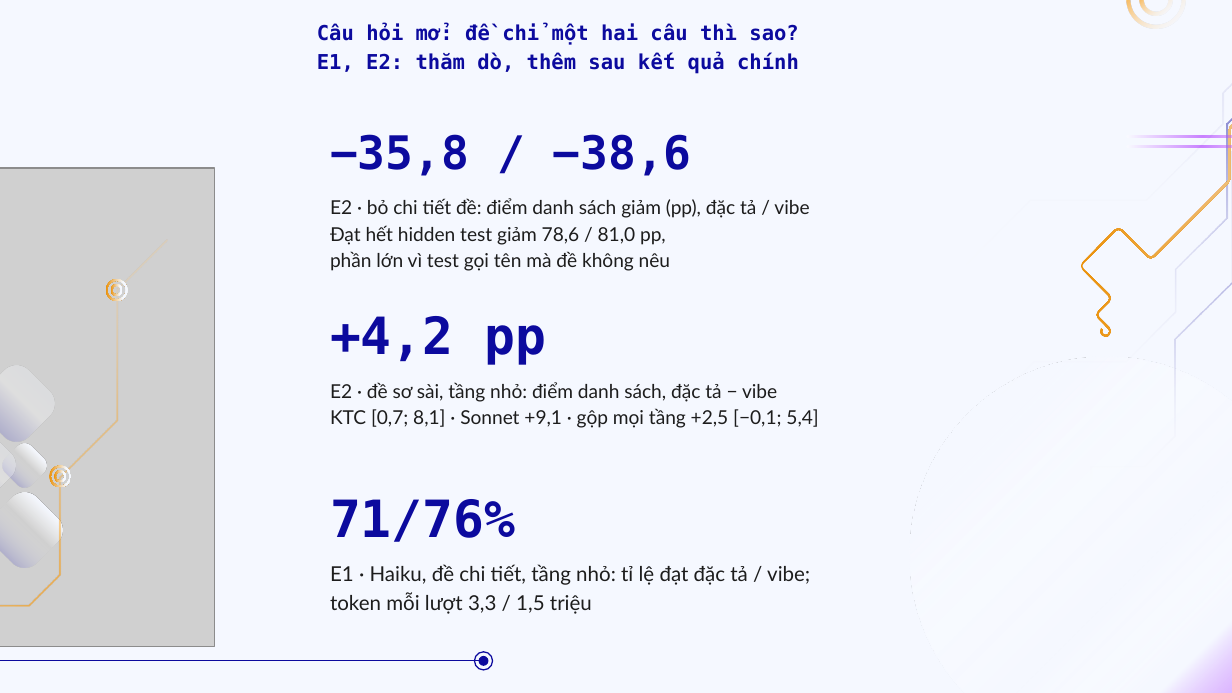
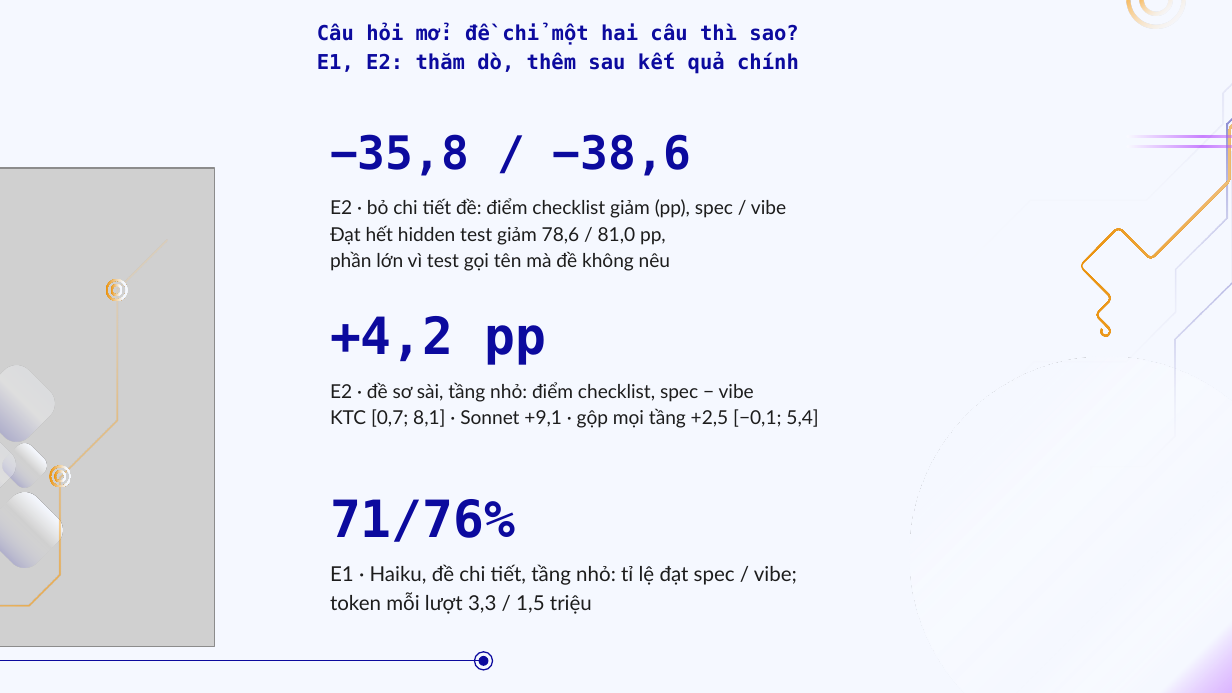
Before and after one commit to doanan293/vipharmind-ai-sdlc-study, a slide deck: slide 24 of docs/presentation/vipharmind-slides.pptx. Drawn at 1232x693 pixels with LibreOffice and Linux fonts; fonts in the diff are those of the drawing; grey boxes stand for pictures. Boxes give left, top, right and bottom in pixels: in the first picture for what was removed or moved away, otherwise in the second. Text is boxed around its words. In the diff, an @@ line names an element or a change of style, - is before the commit and + after.

```diff
--- a/docs/presentation/vipharmind-slides.pptx
+++ b/docs/presentation/vipharmind-slides.pptx
@@ text at <box>330,198,786,271</box>: text changed @@
-E2 · bỏ chi tiết đề: điểm danh sách giảm (pp), đặc tả / vibe
-Đạt hết hidden test giảm 78,6 / 81,0 pp,
-phần lớn vì test gọi tên mà đề không nêu
+E2 · bỏ chi tiết đề: điểm checklist giảm (pp), spec / vibe
+Đạt hết hidden test giảm 78,6 / 81,0 pp,
+phần lớn vì test gọi tên mà đề không nêu
@@ text at <box>330,382,818,428</box>: text changed @@
-E2 · đề sơ sài, tầng nhỏ: điểm danh sách, đặc tả − vibe
-KTC [0,7; 8,1] · Sonnet +9,1 · gộp mọi tầng +2,5 [−0,1; 5,4]
+E2 · đề sơ sài, tầng nhỏ: điểm checklist, spec − vibe
+KTC [0,7; 8,1] · Sonnet +9,1 · gộp mọi tầng +2,5 [−0,1; 5,4]
@@ text at <box>330,564,797,614</box>: text changed @@
-E1 · Haiku, đề chi tiết, tầng nhỏ: tỉ lệ đạt đặc tả / vibe;
-token mỗi lượt 3,3 / 1,5 triệu
+E1 · Haiku, đề chi tiết, tầng nhỏ: tỉ lệ đạt spec / vibe;
+token mỗi lượt 3,3 / 1,5 triệu
```
Also in this commit, not shown: 15 other slides changed, 3 other files.
